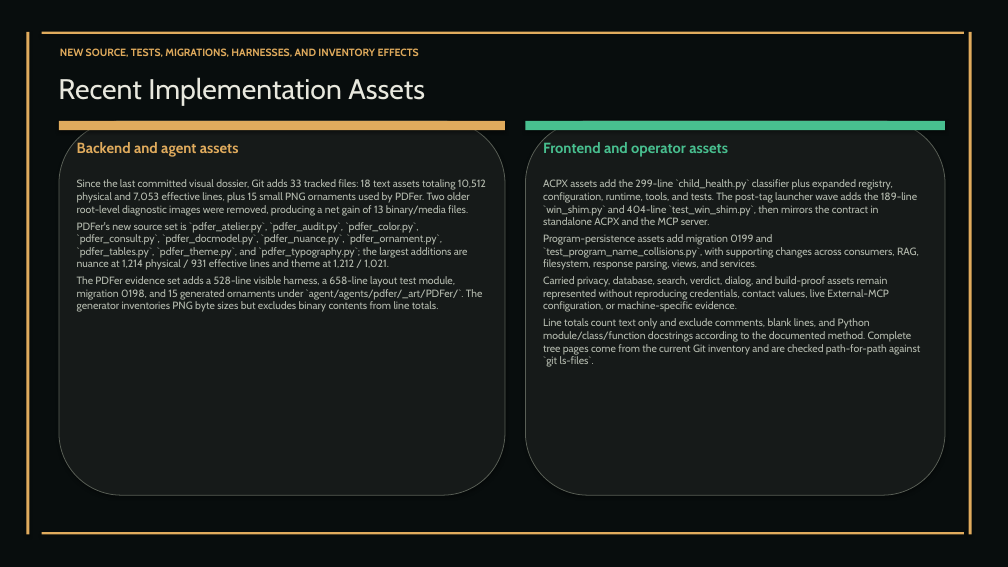
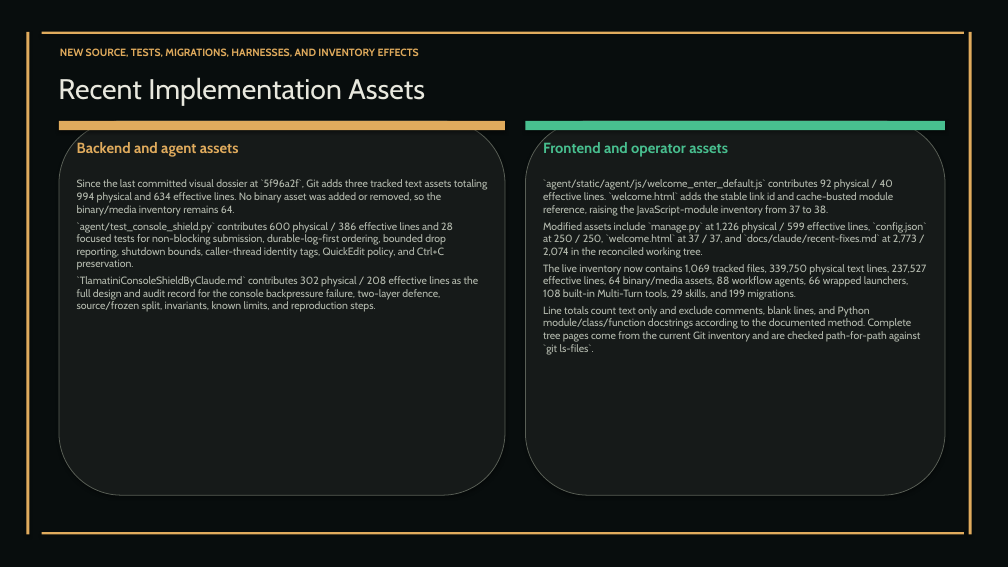
Before and after one commit to XAIHT/Tlamatini, a slide deck: slide 36 of Tlamatini_eXtended_Artificial_Intelligence_Humanly_Tempered.pptx. Drawn at 1008x567 pixels with LibreOffice and Linux fonts; fonts in the diff are those of the drawing. Boxes give left, top, right and bottom in pixels: in the first picture for what was removed or moved away, otherwise in the second. Text is boxed around its words. In the diff, an @@ line names an element or a change of style, - is before the commit and + after.

Commit message:
Updating visual documentation for imp. on welcome page and making the  shield in console window, by Tlamatini's-AutoBot.

```diff
--- a/Tlamatini_eXtended_Artificial_Intelligence_Humanly_Tempered.pptx
+++ b/Tlamatini_eXtended_Artificial_Intelligence_Humanly_Tempered.pptx
@@ text at [77, 179, 487, 312]: text changed @@
-Since the last committed visual dossier, Git adds 33 tracked files: 18 text assets totaling 10,512 physical and 7,053 effective lines, plus 15 small PNG ornaments used by PDFer. Two older root-level diagnostic images were removed, producing a net gain of 13 binary/media files.
-PDFer's new source set is `pdfer_atelier.py`, `pdfer_audit.py`, `pdfer_color.py`, `pdfer_consult.py`, `pdfer_docmodel.py`, `pdfer_nuance.py`, `pdfer_ornament.py`, `pdfer_tables.py`, `pdfer_theme.py`, and `pdfer_typography.py`; the largest additions are nuance at 1,214 physical / 931 effective lines and theme at 1,212 / 1,021.
-The PDFer evidence set adds a 528-line visible harness, a 658-line layout test module, migration 0198, and 15 generated ornaments under `agent/agents/pdfer/_art/PDFer/`. The generator inventories PNG byte sizes but excludes binary contents from line totals.
+Since the last committed visual dossier at `5f96a2f`, Git adds three tracked text assets totaling 994 physical and 634 effective lines. No binary asset was added or removed, so the binary/media inventory remains 64.
+`agent/test_console_shield.py` contributes 600 physical / 386 effective lines and 28 focused tests for non-blocking submission, durable-log-first ordering, bounded drop reporting, shutdown bounds, caller-thread identity tags, QuickEdit policy, and Ctrl+C preservation.
+`TlamatiniConsoleShieldByClaude.md` contributes 302 physical / 208 effective lines as the full design and audit record for the console backpressure failure, two-layer defence, source/frozen split, invariants, known limits, and reproduction steps.
@@ text at [543, 179, 927, 300]: text changed @@
-ACPX assets add the 299-line `child_health.py` classifier plus expanded registry, configuration, runtime, tools, and tests. The post-tag launcher wave adds the 189-line `win_shim.py` and 404-line `test_win_shim.py`, then mirrors the contract in standalone ACPX and the MCP server.
-Program-persistence assets add migration 0199 and `test_program_name_collisions.py`, with supporting changes across consumers, RAG, filesystem, response parsing, views, and services.
-Carried privacy, database, search, verdict, dialog, and build-proof assets remain represented without reproducing credentials, contact values, live External-MCP configuration, or machine-specific evidence.
+`agent/static/agent/js/welcome_enter_default.js` contributes 92 physical / 40 effective lines. `welcome.html` adds the stable link id and cache-busted module reference, raising the JavaScript-module inventory from 37 to 38.
+Modified assets include `manage.py` at 1,226 physical / 599 effective lines, `config.json` at 250 / 250, `welcome.html` at 37 / 37, and `docs/claude/recent-fixes.md` at 2,773 / 2,074 in the reconciled working tree.
+The live inventory now contains 1,069 tracked files, 339,750 physical text lines, 237,527 effective lines, 64 binary/media assets, 88 workflow agents, 66 wrapped launchers, 108 built-in Multi-Turn tools, 29 skills, and 199 migrations.
```
Also in this commit, not shown: 54 other slides changed, 1 slide removed, 4 other files.
